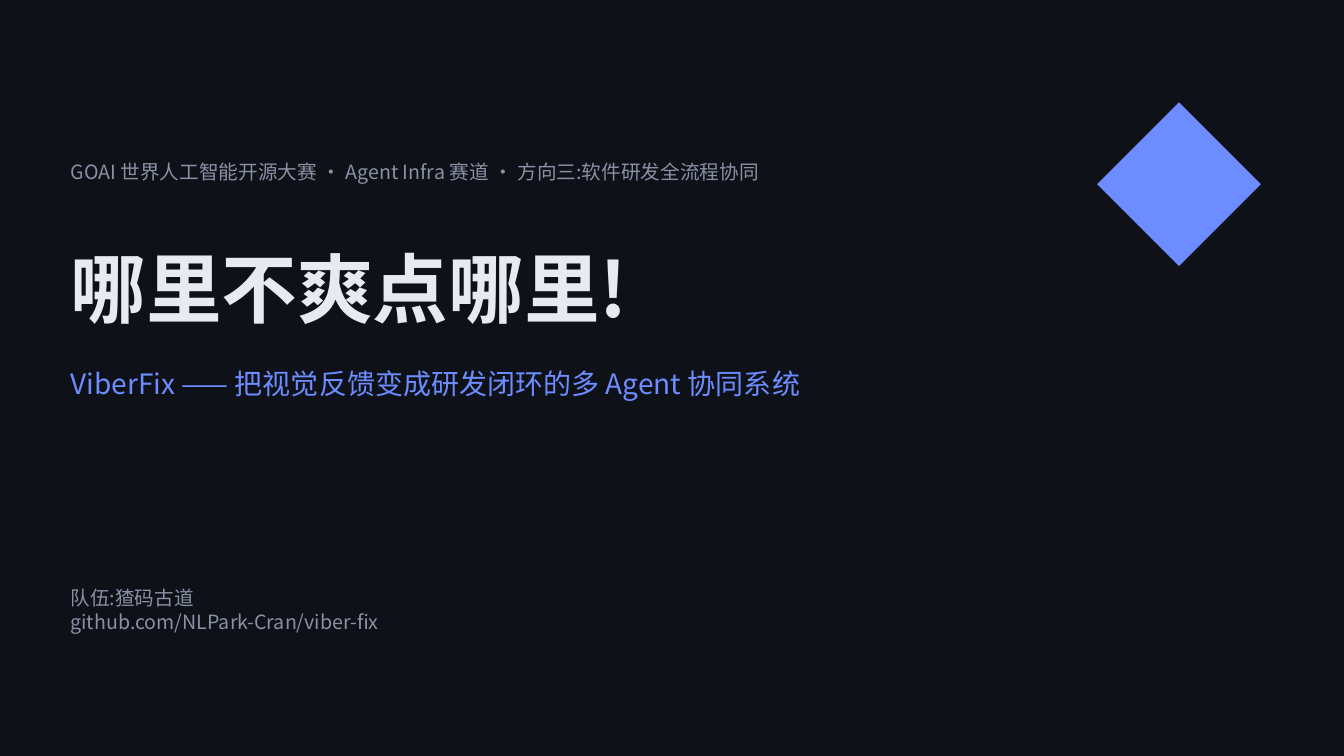
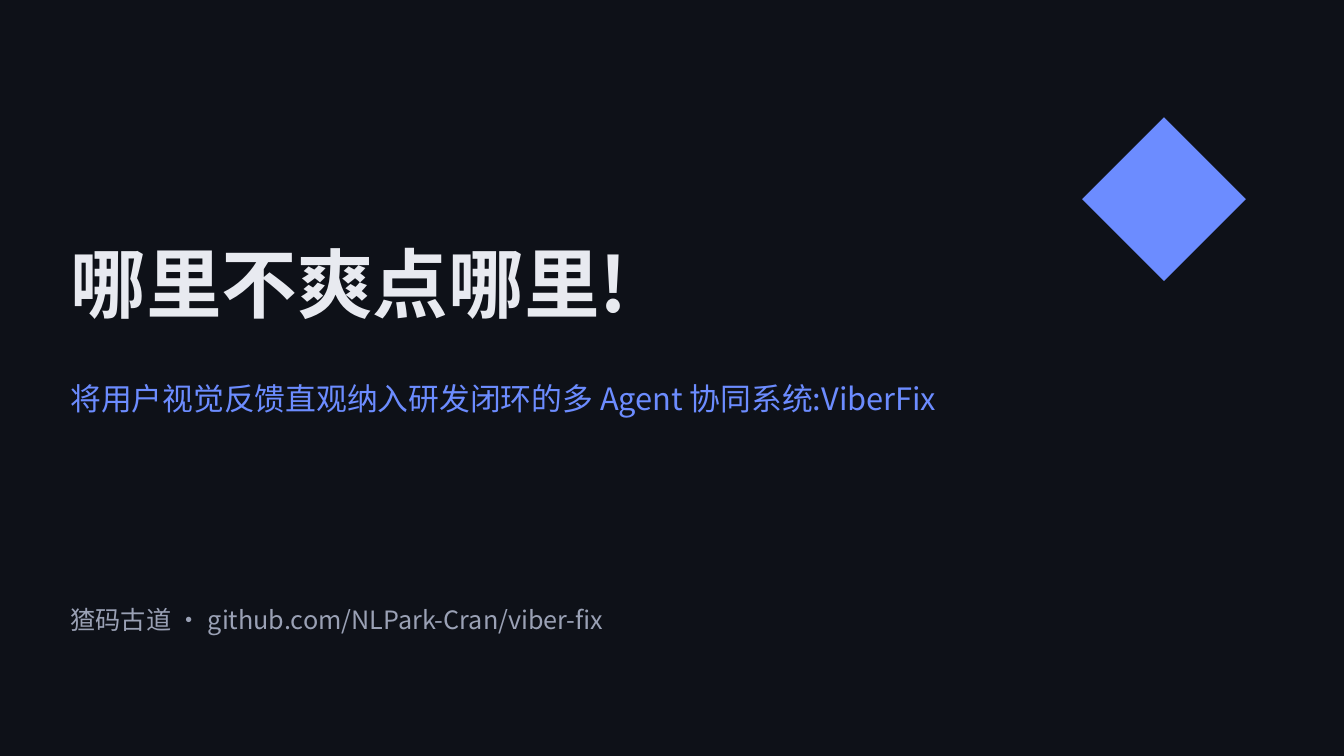
Before and after one commit to NLPark-Cran/viber-fix, a slide deck: slide 1 of contest/proposal.pptx. Drawn at 1344x756 pixels with LibreOffice and Linux fonts; fonts in the diff are those of the drawing. Boxes give left, top, right and bottom in pixels: in the first picture for what was removed or moved away, otherwise in the second. Text is boxed around its words. In the diff, an @@ line names an element or a change of style, - is before the commit and + after.

```diff
--- a/contest/proposal.pptx
+++ b/contest/proposal.pptx
@@ text "◆" rewrapped from bbox=[1069, 71, 1291, 292] to bbox=[1049, 81, 1280, 313] @@
@@ text removed at bbox=[71, 162, 758, 184] @@
-GOAI 世界人工智能开源大赛 · Agent Infra 赛道 · 方向三:软件研发全流程协同
@@ text "哪里不爽点哪里!": place and size @@
-text "哪里不爽点哪里!" at bbox=[71, 252, 628, 324]
+text "哪里不爽点哪里!" at bbox=[71, 247, 628, 319]
@@ text at bbox=[71, 384, 936, 418]: text changed; size 20 to 22 pt @@
-ViberFix —— 把视觉反馈变成研发闭环的多 Agent 协同系统
+将用户视觉反馈直观纳入研发闭环的多 Agent 协同系统:ViberFix
@@ text at bbox=[71, 608, 603, 635]: text changed; size 14 to 18 pt; text colour #8B91A5 to #9AA1B5 @@
-队伍:猹码古道
-github.com/NLPark-Cran/viber-fix
+猹码古道 · github.com/NLPark-Cran/viber-fix
```
Also in this commit, not shown: 13 other slides changed, 1 other file.
